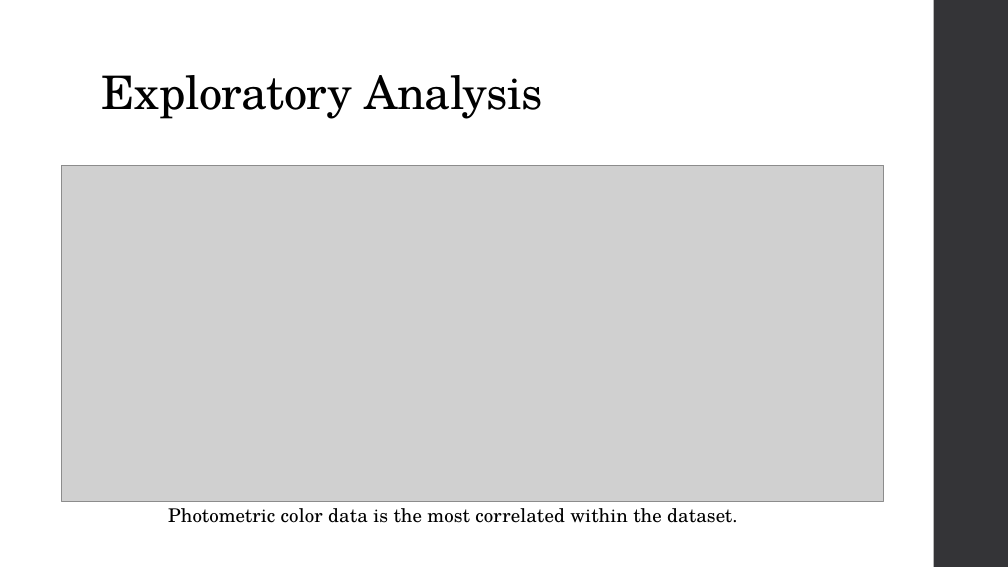
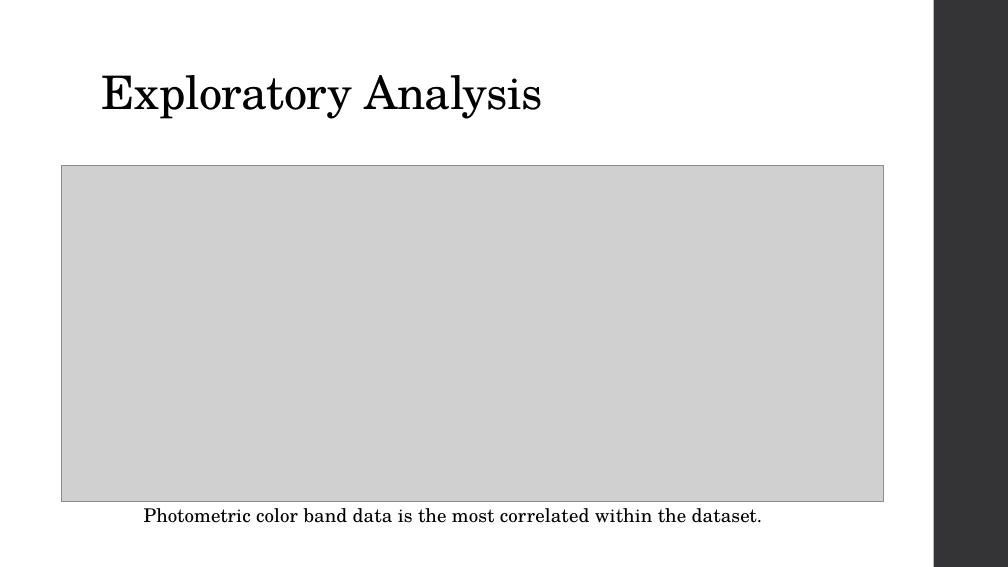
Before and after one commit to SRobbins-13/SDSS_Classification, a slide deck: slide 13 of SDSS_Classification_Presentation.pptx (slide 12 before the commit). Drawn at 1008x567 pixels with LibreOffice and Linux fonts; fonts in the diff are those of the drawing; grey boxes stand for pictures. Boxes give left, top, right and bottom in pixels: in the first picture for what was removed or moved away, otherwise in the second. Text is boxed around its words. In the diff, an @@ line names an element or a change of style, - is before the commit and + after.

Commit message:
updated presentation

```diff
--- a/SDSS_Classification_Presentation.pptx
+++ b/SDSS_Classification_Presentation.pptx
@@ text at (144, 508, 762, 523): text changed @@
-Photometric color data is the most correlated within the dataset.
+Photometric color band data is the most correlated within the dataset.
```
Also in this commit, not shown: 1 slide added.
